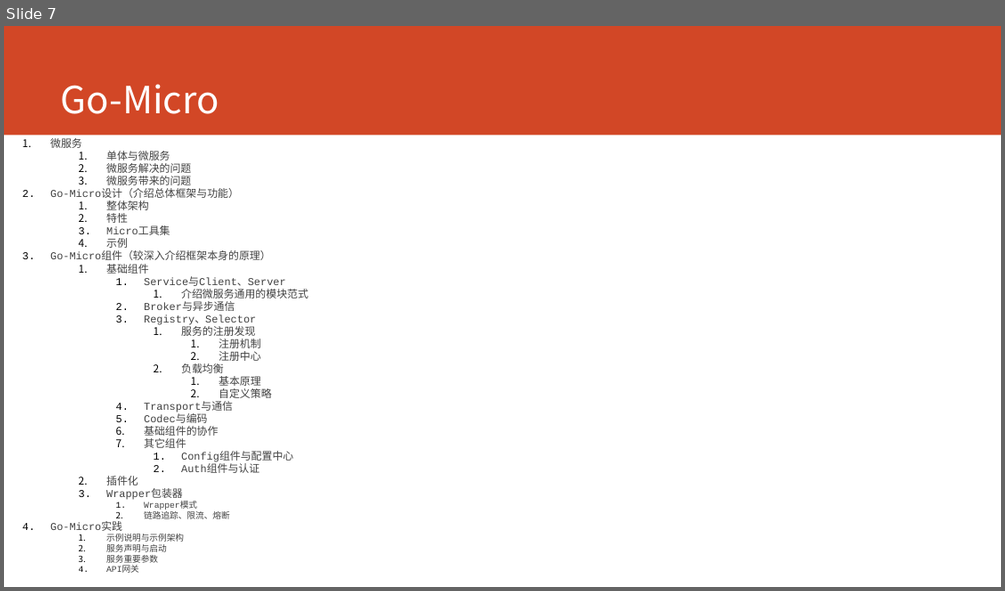
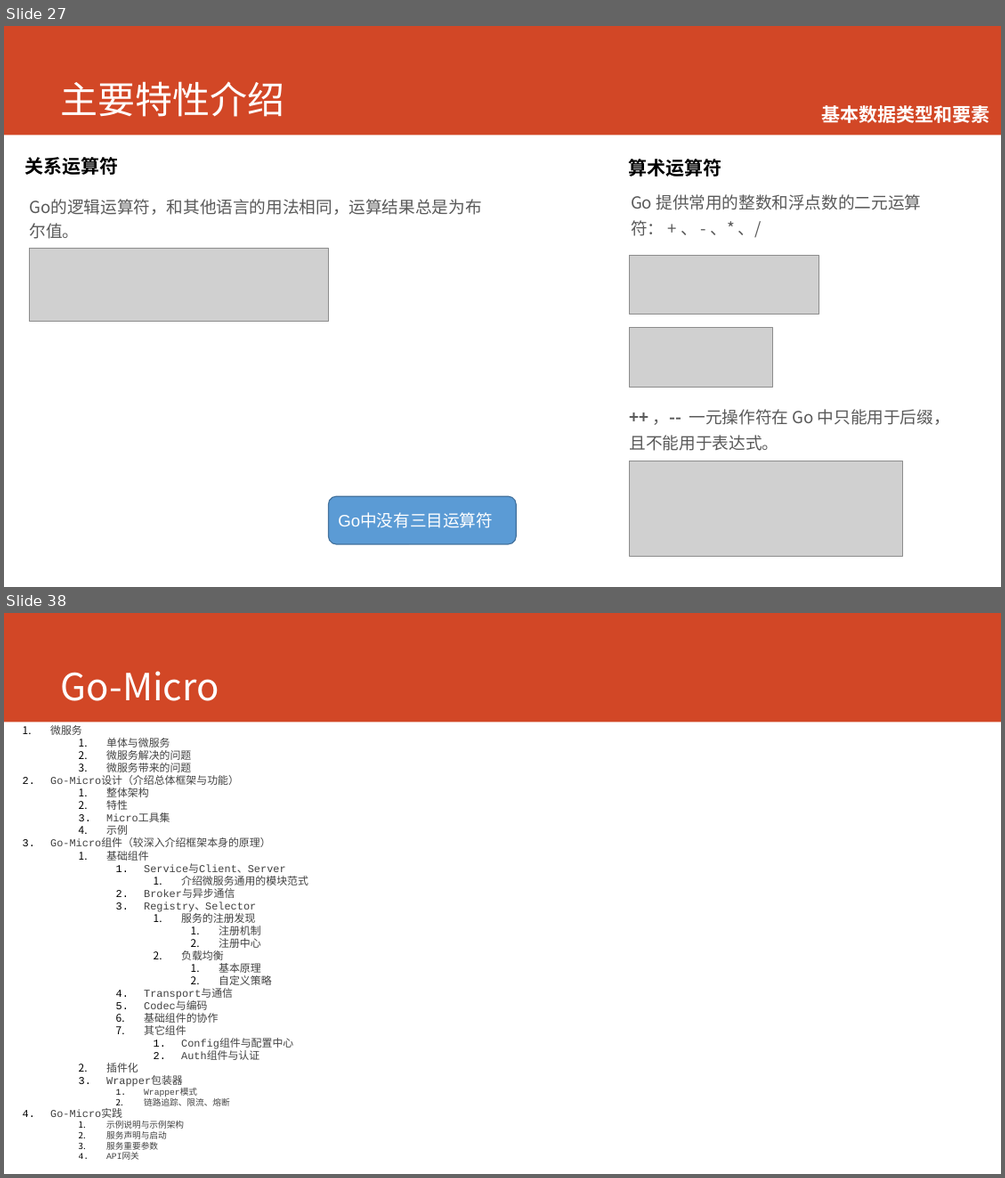
Before and after one commit to printfcoder/printfcoder, a slide deck: course/course-for-emc.pptx. Shown one above the other, each under a label of ours: slide 7 before the commit, slides 27 and 38 after it; the slides between them are not shown. The pictures are 1005x591 and 1005x1178 pixels, drawn with LibreOffice and Linux fonts; fonts in the diff are those of the drawing; grey boxes stand for pictures. Boxes give left, top, right and bottom in pixels: in the first picture for what was removed or moved away, otherwise in the second. Text is boxed around its words. In the diff, an @@ line names an element or a change of style, - is before the commit and + after.

```diff
--- a/course/course-for-emc.pptx
+++ b/course/course-for-emc.pptx
@@ slide 27 added at (4,26,1001,587), background #FFFFFF; not listed: 1 template element that a slide beside it also shows @@
@@ title added at (61,81,285,117), 36 pt, text #FFFFFF @@
+主要特性介绍
@@ text added at (822,105,990,123), 18 pt, text #FFFFFF, bold @@
+  基本数据类型和要素
@@ text added at (24,157,118,175), 18 pt, text #000000, bold @@
+关系运算符
@@ text added at (628,159,721,176), 18 pt, text #000000, bold @@
+算术运算符
@@ text added at (29,199,481,239), 16 pt, text #595959 @@
+Go的逻辑运算符，和其他语言的用法相同，运算结果总是为布尔值。
@@ text added at (631,194,921,238), 16 pt, text #595959 @@
+Go 提供常用的整数和浮点数的二元运算符： + 、 - 、* 、/
@@ picture added at (30,248,329,321) @@
@@ picture added at (630,256,819,313) @@
@@ picture added at (630,328,774,386) @@
@@ text added at (630,409,950,451), 16 pt, text #595959 @@
+++ ，-- 一元操作符在 Go 中只能用于后缀，且不能用于表达式。
@@ picture added at (630,460,903,556) @@
@@ rounded rectangle added at (329,496,517,544), fill #5B9BD5, outline #43739E 1 pt, 16 pt, text #FFFFFF @@
+Go中没有三目运算符
@@ what was slide 7 is now slide 38 @@
```
Also in this commit, not shown: 3 slides changed, 31 other slides added, 1 slide removed, 12 other files.
